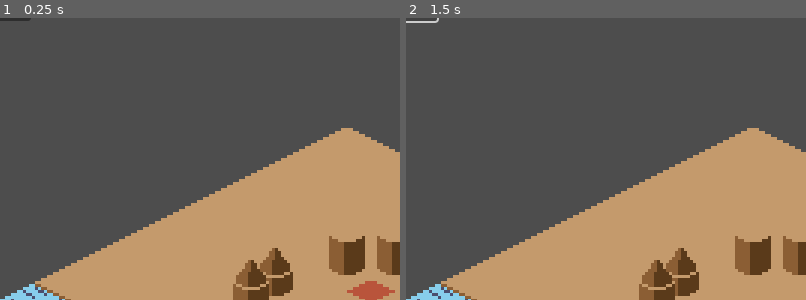
Above: before the commit, frames 1-2 (left to right).
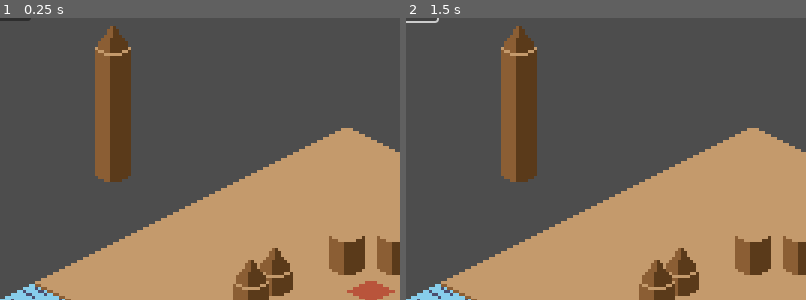
Above: after the commit, the same moments.

Repository: macmist/game-off-2025-waves
Game: Godot game, scene res://scene.tscn
Two runs of this game, one before a commit and one after it. Both use one fixed random seed, a clock stepped at 60 frames per second and the inputs below.
Inputs:
- Up to frame 1 (0.25 s): no input
- Up to frame 2 (1.5 s): click "Wave" at 0.5 s; click "Wave" at 1.25 s
The pictures show only the part of the screen within x 2-52%, y 5-55%; the shares and areas given below are measured in that part.

The runs differ from the first frame. In frame 1, 4.6% of the frame differs, in the area x 23-33%, y 2-59%; in frame 2, 4.6%.

Commit message:
feat: tower creation and destruction (manual for now)

Diff:
--- /dev/null
+++ b/components/towers/tower.gd
@@ -0,0 +1,76 @@
+extends Node2D
+
+class_name Tower
+
+
+@export var size: int = 1
+@export var tower_top: PackedScene
+@export var tower_middle: PackedScene
+
+@export var tile_size: Vector2 = Vector2(16, 8)
+
+@export var resistance_per_tile: int = 10
+
+@onready var layers: Node2D = $Layers
+
+
+var resistance: int = 10
+
+
+
+func _ready():
+	build()
+	resistance = resistance_per_tile * size
+
+
+
+func build():
+	var total_tiles = size
+	var total_height = total_tiles * tile_size.y / 2
+	var points: Array[Vector2] = []
+
+	for i in range(size):
+		var middle = tower_middle.instantiate()
+		middle.position = Vector2(0, - i * tile_size.y / 2)
+		print(middle.position)
+		layers.add_child(middle)
+		points.append(middle.position)
+
+	var top = tower_top.instantiate()
+	top.position = Vector2(0, -total_height)
+	print(top.position)
+	layers.add_child(top)
+	_update_collision_shape()
+
+func _update_collision_shape() -> void:
+	var collisions = find_children("*", "CollisionShape2D")
+	if collisions.size() > 0:
+		var col = collisions[0];
+		col.shape.size.x = 14
+		col.shape.size.y = tile_size.y / 2 * size
+		col.position.y = - col.shape.size.y / 2 + tile_size.y
+		print("size: ", col.shape.size)
+		col.position.x = 0
+
+
+
+
+
+
+func remove_layers(layers_to_remove: int = 1):
+	if size <= layers_to_remove:
+		queue_free()
+	var count = layers.get_child_count()
+	for i in range(layers_to_remove):
+		layers.remove_child(layers.get_child(0))
+
+	for i in range(count - layers_to_remove):
+		var child = layers.get_child(i)
+		child.position = Vector2(0, - i * tile_size.y / 2)
+	size -= layers_to_remove
+	#find_children()
+
+func _input(event: InputEvent) -> void:
+	if event is InputEventMouseButton and event.is_pressed() and event.button_index == MOUSE_BUTTON_RIGHT:
+		remove_layers(1)
+		_update_collision_shape()
--- /dev/null
+++ b/components/towers/tower.tscn
@@ -0,0 +1,18 @@
+[gd_scene load_steps=5 format=3 uid="uid://c8aix32v1ygx8"]
+
+[ext_resource type="Script" path="res://components/towers/tower.gd" id="1_wqo2f"]
+[ext_resource type="PackedScene" uid="uid://qj2sytwjyhum" path="res://components/towers/tower_top.tscn" id="2_flng0"]
+[ext_resource type="PackedScene" uid="uid://8u2ic1rm7yu5" path="res://components/towers/tower_middle.tscn" id="3_7a5un"]
+
+[sub_resource type="RectangleShape2D" id="RectangleShape2D_yfuoc"]
+size = Vector2(20, 72)
+
+[node name="Tower" type="Node2D"]
+script = ExtResource("1_wqo2f")
+tower_top = ExtResource("2_flng0")
+tower_middle = ExtResource("3_7a5un")
+
+[node name="Layers" type="Node2D" parent="."]
+
+[node name="CollisionShape2D" type="CollisionShape2D" parent="."]
+shape = SubResource("RectangleShape2D_yfuoc")
--- /dev/null
+++ b/components/towers/tower_middle.tscn
@@ -0,0 +1,12 @@
+[gd_scene load_steps=2 format=3 uid="uid://8u2ic1rm7yu5"]
+
+[ext_resource type="Texture2D" uid="uid://suk08b7n40vh" path="res://isometrictiles.png" id="1_1kfe4"]
+
+[node name="TowerMiddle" type="Node2D"]
+
+[node name="Sprite2D" type="Sprite2D" parent="."]
+texture_filter = 1
+texture = ExtResource("1_1kfe4")
+hframes = 4
+vframes = 3
+frame = 2
--- /dev/null
+++ b/components/towers/tower_top.tscn
@@ -0,0 +1,12 @@
+[gd_scene load_steps=2 format=3 uid="uid://qj2sytwjyhum"]
+
+[ext_resource type="Texture2D" uid="uid://suk08b7n40vh" path="res://isometrictiles.png" id="1_yd7hb"]
+
+[node name="TowerTop" type="Node2D"]
+
+[node name="Sprite2D" type="Sprite2D" parent="."]
+texture_filter = 1
+texture = ExtResource("1_yd7hb")
+hframes = 4
+vframes = 3
+frame = 3
--- a/components/wave_generator.tscn
+++ /dev/null
@@ -1,18 +0,0 @@
-[gd_scene load_steps=8 format=3 uid="uid://fdcq877rg21j"]
-
-[ext_resource type="Script" path="res://components/wave_generator.gd" id="1_qpitc"]
-[ext_resource type="PackedScene" uid="uid://bxt71xxq58knm" path="res://components/wave_start_NE.tscn" id="2_quuy5"]
-[ext_resource type="PackedScene" uid="uid://btpj7h6gt6p6s" path="res://components/wave_start_NW.tscn" id="3_aeiqd"]
-[ext_resource type="PackedScene" uid="uid://8b18hw05m6a2" path="res://components/wave_end_NE.tscn" id="4_eujaf"]
-[ext_resource type="PackedScene" uid="uid://6umr3i1j8v47" path="res://components/wave_middle.tscn" id="4_hrgm4"]
-[ext_resource type="PackedScene" uid="uid://bgon28ymxx446" path="res://components/wave_end_NW.tscn" id="5_i75u6"]
-[ext_resource type="PackedScene" uid="uid://tcrhjqei4amp" path="res://components/Wave.tscn" id="7_ejan1"]
-
-[node name="WaveGenerator" type="Node2D"]
-script = ExtResource("1_qpitc")
-wave_start_north_east = ExtResource("2_quuy5")
-wave_start_north_west = ExtResource("3_aeiqd")
-wave_middle = ExtResource("4_hrgm4")
-wave_end_north_east = ExtResource("4_eujaf")
-wave_end_north_west = ExtResource("5_i75u6")
-base_wave = ExtResource("7_ejan1")
--- a/components/wave_generator.gd
+++ b/components/waves/wave_generator.gd
@@ -52,7 +52,7 @@
 	end_tile.position =  Vector2(offset_x * dir_x + dir_x * (wave_size + 1) * tile_size.x / 2, offset_y + (wave_size + 1) * tile_size.y / 2)
 	wave.add_child(end_tile)
 	points.append(end_tile.position)
-	_create_collision_polygon(points, dir_x, wave)
+	_create_collision_polygon(points, wave)
 	if start_position != null:
 		wave.start_point = start_position
 		print("start at", start_position)
@@ -61,7 +61,7 @@
 		wave.direction = direction
 	get_tree().root.add_child(wave)
 
-func _create_collision_polygon(points: Array[Vector2], dir_x: float, root: Node2D) -> void:
+func _create_collision_polygon(points: Array[Vector2], root: Node2D) -> void:
 	if points.is_empty():
 		return
 
@@ -91,8 +91,8 @@
 	pass # Replace with function body.
 
 
-func _on_marker_tile_clicked(position: Vector2, direction: DIRECTION) -> void:
-	print("received direction: ", direction)
-	start_position = position
-	self.direction = direction
+func _on_marker_tile_clicked(pos: Vector2, dir: DIRECTION) -> void:
+	print("received direction: ", dir)
+	start_position = pos
+	direction = dir
 	build_wave()
--- /dev/null
+++ b/components/waves/wave_generator.tscn
@@ -0,0 +1,18 @@
+[gd_scene load_steps=8 format=3 uid="uid://fdcq877rg21j"]
+
+[ext_resource type="Script" path="res://components/waves/wave_generator.gd" id="1_qpitc"]
+[ext_resource type="PackedScene" uid="uid://bxt71xxq58knm" path="res://components/waves/wave_start_NE.tscn" id="2_quuy5"]
+[ext_resource type="PackedScene" uid="uid://btpj7h6gt6p6s" path="res://components/waves/wave_start_NW.tscn" id="3_aeiqd"]
+[ext_resource type="PackedScene" uid="uid://8b18hw05m6a2" path="res://components/waves/wave_end_NE.tscn" id="4_eujaf"]
+[ext_resource type="PackedScene" uid="uid://6umr3i1j8v47" path="res://components/waves/wave_middle.tscn" id="4_hrgm4"]
+[ext_resource type="PackedScene" uid="uid://bgon28ymxx446" path="res://components/waves/wave_end_NW.tscn" id="5_i75u6"]
+[ext_resource type="PackedScene" uid="uid://tcrhjqei4amp" path="res://components/waves/Wave.tscn" id="7_ejan1"]
+
+[node name="WaveGenerator" type="Node2D"]
+script = ExtResource("1_qpitc")
+wave_start_north_east = ExtResource("2_quuy5")
+wave_start_north_west = ExtResource("3_aeiqd")
+wave_middle = ExtResource("4_hrgm4")
+wave_end_north_east = ExtResource("4_eujaf")
+wave_end_north_west = ExtResource("5_i75u6")
+base_wave = ExtResource("7_ejan1")
--- a/scene.tscn
+++ b/scene.tscn
@@ -1,10 +1,11 @@
-[gd_scene load_steps=6 format=4 uid="uid://dlsuu5052jpmk"]
+[gd_scene load_steps=7 format=4 uid="uid://dlsuu5052jpmk"]
 
-[ext_resource type="PackedScene" uid="uid://fdcq877rg21j" path="res://components/wave_generator.tscn" id="1_kjp7g"]
+[ext_resource type="PackedScene" uid="uid://fdcq877rg21j" path="res://components/waves/wave_generator.tscn" id="1_kjp7g"]
 [ext_resource type="Texture2D" uid="uid://suk08b7n40vh" path="res://isometrictiles.png" id="1_r5ucq"]
 [ext_resource type="TileSet" uid="uid://c0mifsjfe3xm0" path="res://tileset.tres" id="1_yo7j3"]
 [ext_resource type="Script" path="res://floor_map.gd" id="3_g1yog"]
 [ext_resource type="Script" path="res://marker.gd" id="4_xi07p"]
+[ext_resource type="PackedScene" uid="uid://c8aix32v1ygx8" path="res://components/towers/tower.tscn" id="6_6bifs"]
 
 [node name="root" type="Node2D"]
 
@@ -63,5 +64,9 @@
 offset_bottom = 8.0
 text = "Wave"
 
+[node name="Tower" parent="." instance=ExtResource("6_6bifs")]
+position = Vector2(394, 419)
+size = 9
+
 [connection signal="tile_clicked" from="Marker" to="WaveGenerator" method="_on_marker_tile_clicked"]
 [connection signal="pressed" from="CanvasLayer/Button" to="WaveGenerator" method="_on_button_pressed"]
--- a/wave.gd
+++ b/wave.gd
@@ -23,7 +23,6 @@
 
 func _ready() -> void:
 	global_position = start_point
-	print("direction", direction)
 	var direction_vec = (Vector2.UP + (Vector2.RIGHT if direction == WaveGenerator.DIRECTION.NORTH_EAST else Vector2.LEFT))
 	target = global_position + direction_vec * tile_size * distance
 	print(global_position, target)
Not shown: 1 places in components/waves/Wave.tscn that only renumber resources
Renamed: components/wave_end_NE.tscn -> components/waves/wave_end_NE.tscn
Not shown: 1 places in components/waves/wave_end_NW.tscn that only renumber resources
Renamed: components/wave_middle.tscn -> components/waves/wave_middle.tscn
Renamed: components/wave_start_NE.tscn -> components/waves/wave_start_NE.tscn
Renamed: components/wave_start_NW.tscn -> components/waves/wave_start_NW.tscn
